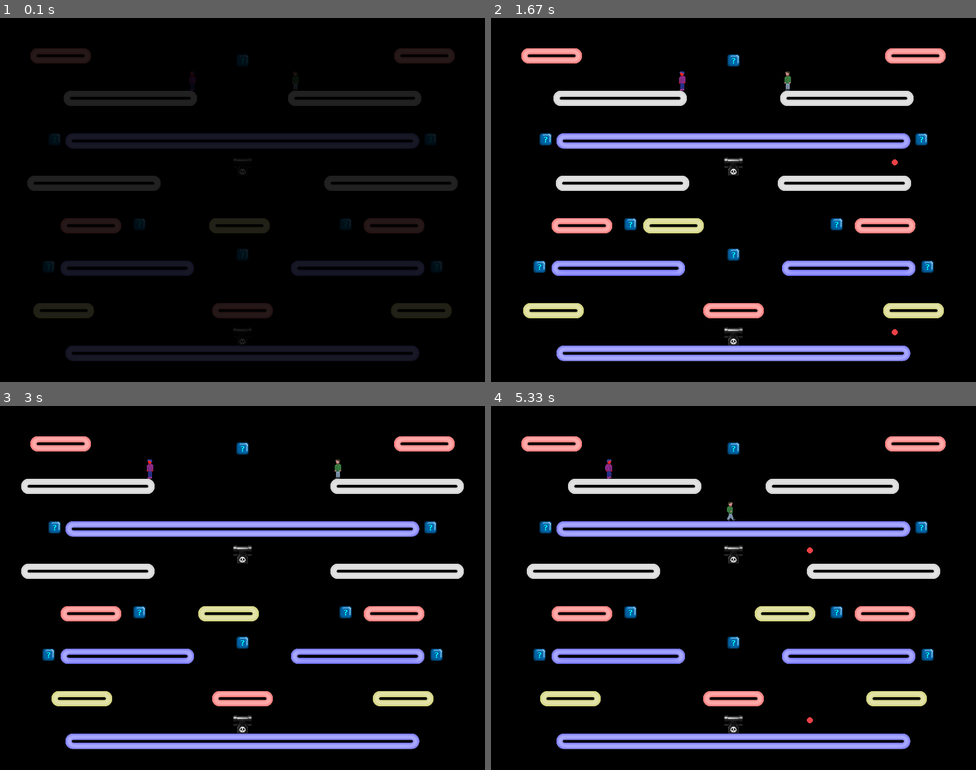
Above: before the commit, frames 1-4 (two rows, left to right).
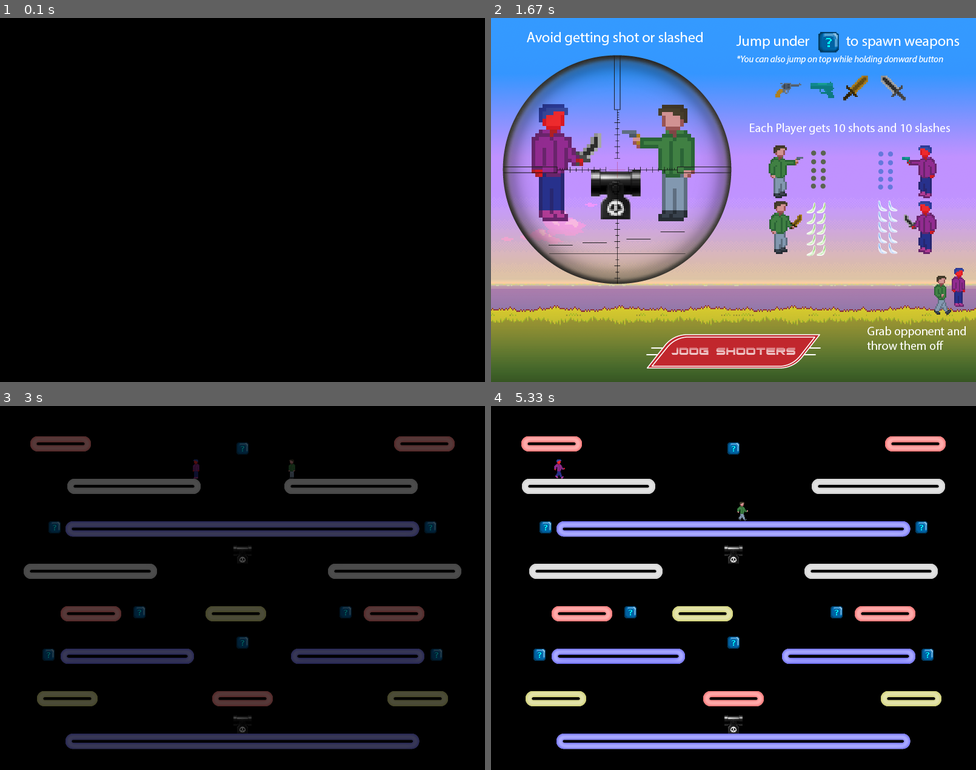
Above: after the commit, the same moments.

Repository: Cephi495/joog_shooters_pygame
Game: pygame game, started from game.py
Same seed, same stepped clock (60 frames per second), same inputs: the game is played once before the commit and once after it.
Inputs (mouse positions are in pixels of both pictures, inside the frame that each line leads up to):
- Up to frame 1 (0.1 s): no input
- Up to frame 2 (1.67 s): click (733, 200) at 0.43 s; move the mouse to (782, 280) at 1.17 s; click (782, 280) at 1.4 s
- Up to frame 3 (3 s): click (421, 715) at 2.6 s
- Up to frame 4 (5.33 s): hold Right 3-3.47 s; move the mouse to (791, 620) at 3.03 s; hold Left 3.5-4.03 s; hold A 3.5-4.03 s; move the mouse to (743, 464) at 3.53 s; hold Down 4.07-4.37 s; hold S 4.07-4.37 s; move the mouse to (558, 577) at 4.1 s; hold Left 4.4-4.8 s; hold A 4.4-4.8 s; move the mouse to (738, 624) at 4.43 s; hold Up 4.83-5.2 s; hold W 4.83-5.2 s; move the mouse to (718, 526) at 4.87 s; hold Right from 5.23 s (still down); hold D from 5.23 s (still down); move the mouse to (859, 646) at 5.27 s

The runs differ from the first frame. In frame 1, 14% of the frame differs, in the area x 5-95%, y 8-95%; in frame 2, 99%, in the area x 0-100%, y 0-100%; in frame 3, 17%; in frame 4, 3.3%.

Commit message:
reorganizing

Diff:
--- a/game.py
+++ b/game.py
@@ -11,14 +11,13 @@
 
 verbose = False
 MUSIC = True
-INTRO = False
+INTRO = True
 FPS = False
 STATS = False
 GRID = False
 
 FRAMES = 1
 CPU = psutil.cpu_percent()
-
 
 # BUG Jump free
 # TODO Level optimization
@@ -39,11 +38,12 @@
     # Load Intro Page
     display_instructions = True
     instruction_page = 1
-
     Title_BG = pygame.image.load("BACKDROPS/joog_shooters_title.png").convert()
     Instructions_BG = pygame.image.load("BACKDROPS/joog_shooters_instructions.png").convert()
     Instructions2_BG = pygame.image.load("BACKDROPS/joog_shooters_instructions2.png").convert()
-
+    # Play Music
+    pygame.mixer.music.load('AUDIO/MUSIC/Rahu - David Starfire.wav')
+    pygame.mixer.music.play(-1)
     # -------- Instruction Page Loop -----------
     while not done and display_instructions:
         for event in pygame.event.get():
@@ -632,7 +632,7 @@
 
 def p1_score():
     global P1_Score, P1_win
-
+    player2.kill()
     P1_Score += 1
     player1.rect.x = 325
     player1.rect.y = 600
@@ -644,7 +644,7 @@
 
 def p2_score():
     global P2_Score, P2_win
-
+    player1.kill()
     P2_Score += 1
     player2.rect.x = 325
     player2.rect.y = 600
@@ -1046,7 +1046,7 @@
 
 def turret_cooldown_repeater():
     global turret_cooldown
-    if turret_cooldown == 60:
+    if turret_cooldown == 90:
         activate_turrets()
         turret_cooldown = 0
     turret_cooldown += 1
@@ -1121,8 +1121,6 @@
     # Create the players
     player1 = player.Player1()
     player2 = player.Player2()
-    P1_img = pygame.image.load("SPRITES/GM/FORWARD.png").convert_alpha()
-    P2_img = pygame.image.load("SPRITES/PM/FORWARD.png").convert_alpha()
 
     # Create all the levels
     level_list = [levels.Level_01(player1, player2),# levels.Level_02(), levels.Level_03(),
@@ -1213,39 +1211,29 @@
     screen = pygame.display.set_mode(size)
     # Window title
     pygame.display.set_caption("Joog Shooters")
-    # Play Music
-    pygame.mixer.music.load('AUDIO/MUSIC/Rahu - David Starfire.wav')
-    pygame.mixer.music.play(-1)
     # Loop until the user clicks the close button.
     done = False
     Paused = False
-
     # Text font
     font1 = pygame.font.Font(None, 18)
     font2 = pygame.font.Font(None, 26)
-
     # Run instruction Page sequence
     if INTRO:
         INSTRUCTION_PAGE()
     pygame.mixer.music.stop()
-
-    # Start playlist music
-    PLAYLIST()
-
+    if MUSIC:
+        # Start playlist music
+        PLAYLIST()
     # -------- Main Program Loop -----------
     level_ending = False
     screen_pause_frame = 0
-
     P1_Score, P2_Score = 0, 0
     p1_bullets, p2_bullets = [], []
     t1_bullets, t2_bullets, t3_bullets, t4_bullets, t5_bullets, t6_bullets = [], [], [], [], [], []
     t1_alt, t2_alt, t3_alt, t4_alt, t5_alt, t6_alt = 1, 1, 1, 1, 1, 1
-
     p1_slash = objects.P1SLASH()
     p2_slash = objects.P2SLASH()
-
     new_level()
-
     while not done:
         # Detect user input
         for event in pygame.event.get():
@@ -1560,10 +1548,7 @@
         if GRID:
             display_grid()
         # ------- ALL CODE TO DRAW SHOULD GO ABOVE THIS COMMENT --------
-
         live_music()
-
-
         # Limit to 60 frames per second
         clock.tick(0)
         FRAMES += 1
--- /dev/null
+++ b/setup.py
@@ -0,0 +1,93 @@
+import sys
+import os
+from cx_Freeze import setup, Executable
+
+
+def find_data_file(filename):
+    if getattr(sys, 'frozen', False):
+        # The application is frozen
+        datadir = os.path.dirname(sys.executable)
+    else:
+        # The application is not frozen
+        # Change this bit to match where you store your data files:
+        datadir = os.path.dirname(__file__)
+
+    return os.path.join(datadir, filename)
+
+
+packages = ["pygame", "psutil"]
+excludes = ['_gtkagg', '_tkagg', 'bsddb', 'curses', 'email', 'pywin.debugger', 'pywin.debugger.dbgcon', 'pywin.dialogs', 'tcl', 'Tkconstants', 'Tkinter']
+files = ["AUDIO/MUSIC/Big Chillum - David Starfire.wav",
+         "AUDIO/MUSIC/Jumping Off - David Starfire.wav",
+         "AUDIO/MUSIC/Knight Riddum - David Starfire.wav",
+         "AUDIO/MUSIC/Rahu - David Starfire.wav",
+         "AUDIO/MUSIC/The One (feat. Alex Grey and Joaqopelli) (Original Mix) - David Starfire.wav",
+         "BACKDROPS/joog_shooters_instructions.png",
+         "BACKDROPS/joog_shooters_instructions2.png",
+         "BACKDROPS/joog_shooters_title.png",
+         "BACKDROPS/Pixel-Art-BackGround1.png",
+         "BACKDROPS/Pixelated_BG1.png",
+         "BACKDROPS/Pixelated_BG2.png",
+         "BACKDROPS/Pixelated_BG3.png",
+         "BACKDROPS/Smooth_pixel_BG.png",
+         "BACKDROPS/synth-wave-retro-city-landscape.png",
+         "BUTTONS/checked_box-01.png",
+         "BUTTONS/info_icon.png",
+         "BUTTONS/music_play.png",
+         "BUTTONS/music_play_hover.png",
+         "BUTTONS/music_previous.png",
+         "BUTTONS/music_previous_hover.png",
+         "BUTTONS/music_skip.png",
+         "BUTTONS/music_skip_hover.png",
+         "BUTTONS/PlaylistBtn.png",
+         "BUTTONS/QuitGameBtn.png",
+         "BUTTONS/QuitGameBtn_hover.png",
+         "BUTTONS/RestartBtn.png",
+         "BUTTONS/RestartBtn_hover.png",
+         "BUTTONS/RsmBtn.png",
+         "BUTTONS/RsmBtn_hover.png",
+         "BUTTONS/unchecked_box-01.png",
+         "BUTTONS/X_Btn-01.png",
+         "SPRITES/?box.png",
+         "SPRITES/GunIcon1.png",
+         "SPRITES/GunIcon2.png",
+         "SPRITES/Joog_turret.png",
+         "SPRITES/p1_weapon_slash.png",
+         "SPRITES/p2_weapon_slash.png",
+         "SPRITES/pause_menu_border.png",
+         "SPRITES/platform_tiles_sheet_blue.png",
+         "SPRITES/Player1_Large.png",
+         "SPRITES/Player2_Large.png",
+         "SPRITES/Sprite1_sheet.png",
+         "SPRITES/Sprite2_sheet.png",
+         "SPRITES/SwordIcon1.png",
+         "SPRITES/SwordIcon2.png",
+         "SPRITES/weapons_sheet.png",
+         ]
+
+files_with_path = []
+for file in files:
+    files_with_path.append(find_data_file(file))
+
+base = None
+if sys.platform == "win32":
+    base = "Win32GUI"
+
+Target = Executable(
+    script="game.py",
+    base=base,
+    icon="Icon.ico"
+)
+
+setup(
+    name="Joog Shooters",
+    version="1.1.4",
+    author="Seay Zagar",
+    description="No Description",
+    options={"build_exe": {"include_files": files_with_path,
+                           "excludes": excludes,
+                           "packages": packages,
+                           }
+             },
+    executables=[Target]
+)
Binary file removed: BACKDROPS/explosion-png-sprite-11.png
Renamed: SPRITES/1633551-default-sniper-scope-reticlepng-scope-png-1024_1024_preview.png -> Extra/1633551-default-sniper-scope-reticlepng-scope-png-1024_1024_preview.png
Renamed: SPRITES/Explosion-FX-royalty-free-game-art-.png -> Extra/Explosion-FX-royalty-free-game-art-.png
Renamed: SPRITES/GM/FORWARD.png -> Extra/GM/FORWARD.png
Renamed: SPRITES/GM/Gun.png -> Extra/GM/Gun.png
Renamed: SPRITES/GM/Idle.png -> Extra/GM/Idle.png
Renamed: SPRITES/GM/LeftGun.png -> Extra/GM/LeftGun.png
Renamed: SPRITES/GM/LeftStep.png -> Extra/GM/LeftStep.png
Renamed: SPRITES/GM/LeftSword.png -> Extra/GM/LeftSword.png
Renamed: SPRITES/GM/MiddleGun.png -> Extra/GM/MiddleGun.png
Renamed: SPRITES/GM/MiddleStep.png -> Extra/GM/MiddleStep.png
Renamed: SPRITES/GM/MiddleSword.png -> Extra/GM/MiddleSword.png
(and 23 more such lines)
